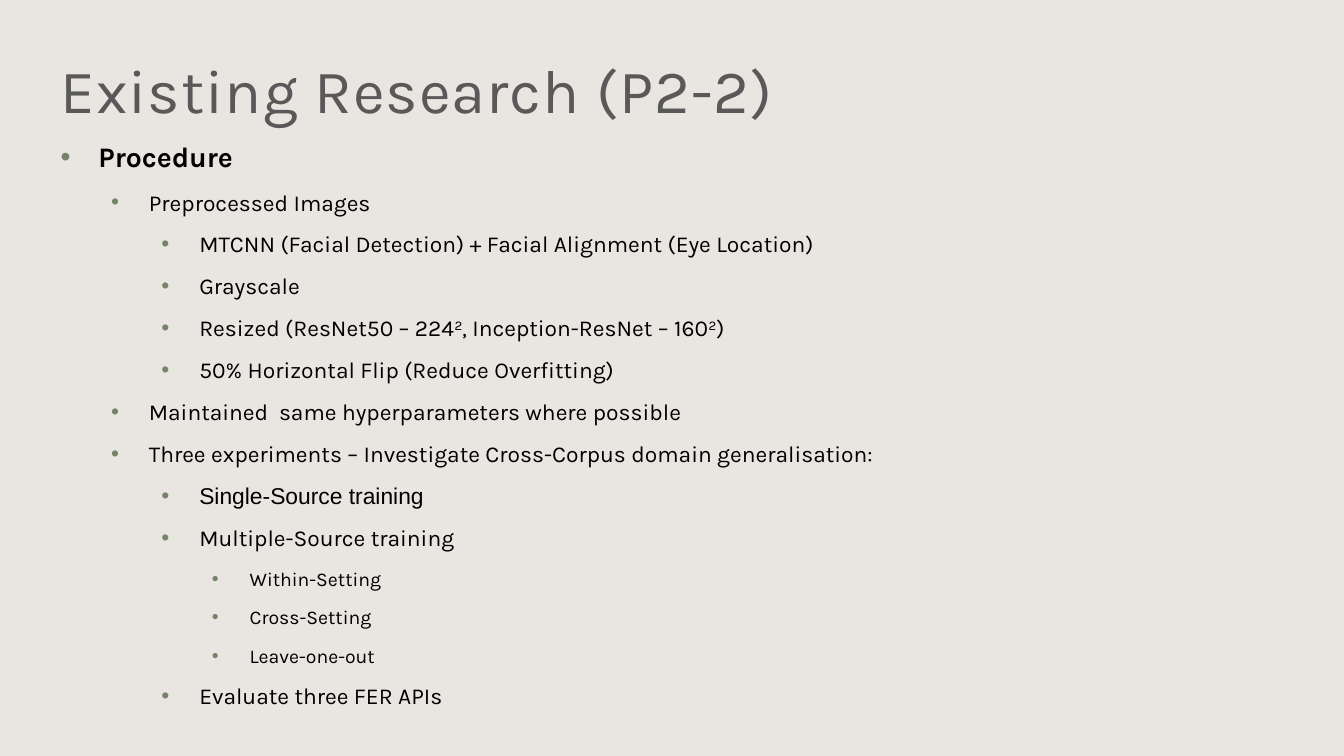
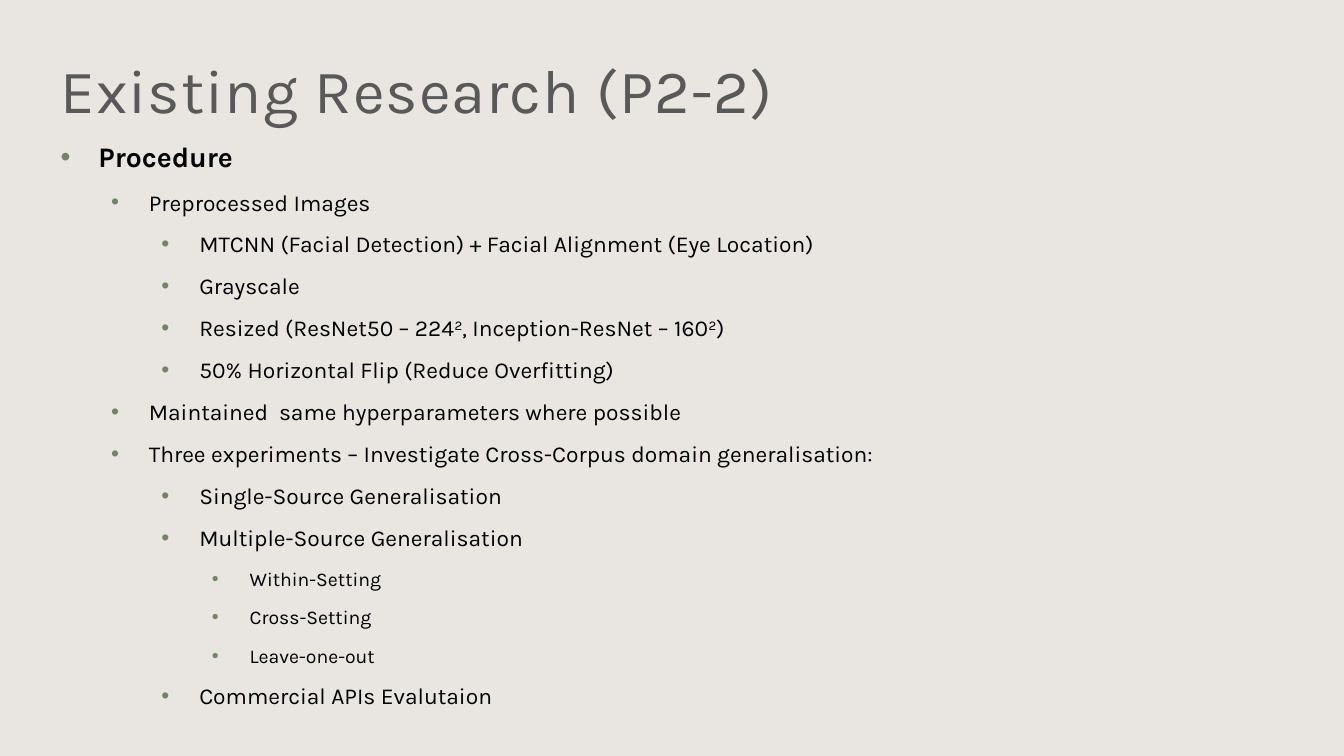
Before and after one commit to Jer0me123/Deep-Learning-For-Computer-Vision, a slide deck: slide 14 of ICS5118 - Facial Emotion Detection.pptx. Drawn at 1344x756 pixels with LibreOffice and Linux fonts; fonts in the diff are those of the drawing; background and template pictures are left out. Boxes give left, top, right and bottom in pixels: in the first picture for what was removed or moved away, otherwise in the second. Text is boxed around its words. In the diff, an @@ line names an element or a change of style, - is before the commit and + after.

```diff
--- a/ICS5118 - Facial Emotion Detection.pptx
+++ b/ICS5118 - Facial Emotion Detection.pptx
@@ text at [199,488,523,552]: text changed @@
-    • Single-Source training
-    • Multiple-Source training
+    • Single-Source Generalisation
+    • Multiple-Source Generalisation
@@ text at [199,688,492,705]: text changed @@
-    • Evaluate three FER APIs
+    • Commercial APIs Evalutaion
```
Also in this commit, not shown: 4 other slides changed, 2 slides added, 2 other files.
